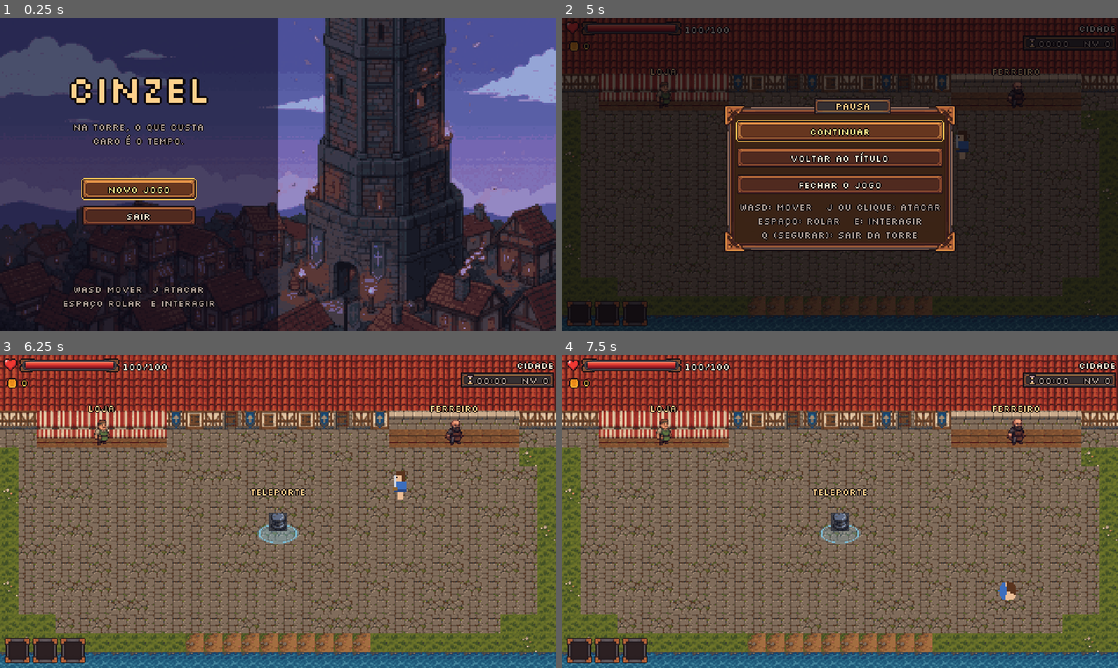
Above: before the commit, frames 1-4 (two rows, left to right).
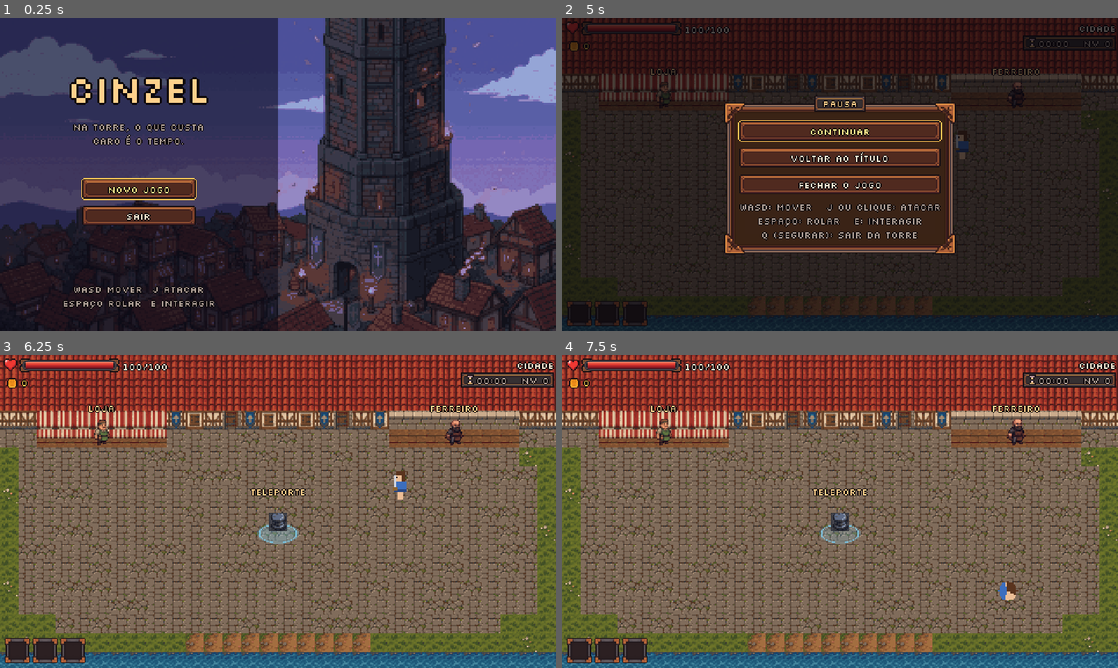
Above: after the commit, the same moments.

Repository: danicunhac/cinzel
Game: Godot game, scene res://ui/title.tscn
The game is run twice, just before and just after one commit, with the same random seed, the same clock (stepped at 60 frames per second) and the same inputs.
Inputs (mouse positions are in pixels of both pictures, inside the frame that each line leads up to):
- Up to frame 1 (0.25 s): no input
- Up to frame 2 (5 s): click "Novo jogo" at 0.5 s; tap Enter at 1.25 s; move the mouse to (962, 158) at 1.27 s; hold D (move_right) 1.28-2.03 s; tap E (interact) at 1.35, 2.3, 2.85, 3.8, 4.35 s; move the mouse to (728, 190) at 2.02 s; hold S (move_down) 2.03-2.78 s; tap J (attack) at 2.1 s; move the mouse to (895, 105) at 2.77 s; hold D (move_right) 2.78-3.53 s; move the mouse to (812, 237) at 3.52 s; hold W (move_up) 3.53-4.28 s; tap Space (roll) at 3.6 s; move the mouse to (1006, 221) at 4.27 s; hold A (move_left) from 4.28 s (still down); tap Escape (pause) at 4.9 s
- Up to frame 3 (6.25 s): move the mouse to (111, 464) at 5.02 s; tap J (attack) at 5.1 s; tap E (interact) at 5.3 s; release A (move_left) at 5.75 s; click "Continuar" at 5.75 s
- Up to frame 4 (7.5 s): move the mouse to (867, 511) at 6.52 s; hold S (move_down) 6.53-7.28 s; tap E (interact) at 6.6 s; move the mouse to (756, 433) at 7.27 s; hold D (move_right) from 7.28 s (still down); tap Space (roll) at 7.35 s

The runs differ from the first frame. In frame 1, 0.3% of the frame differs, in the area x 15-35%, y 51-58%; in frame 2, 3.0%, in the area x 5-71%, y 1-76%; in frame 3, less than 0.1%; in frame 4, less than 0.1%.

Commit message:
fix: 9-slice sem esticar pixels e painel de troca no kit

Diff:
--- a/game/tests/unit/test_hud.gd
+++ b/game/tests/unit/test_hud.gd
@@ -70,7 +70,7 @@
 	_tree().root.add_child(hud)
 	await _tree().process_frame
 	hud._on_exit_progress(0.5)
-	var inner := Hud.EXIT_SIZE.x - Hud.HP_MARGIN.x - Hud.HP_MARGIN.z
+	var inner := Hud.EXIT_SIZE.x - Hud.HP_GROOVE.x - Hud.HP_GROOVE.z
 	T.eq(hud.exit_box.visible, true)
 	T.eq(hud.exit_fill.size.x, roundf(inner * 0.5), "half full")
 	T.ok(hud.exit_tip.visible, "light pulse rides the fill end")
--- a/game/ui/hud.gd
+++ b/game/ui/hud.gd
@@ -44,6 +44,7 @@
 const COUNT_SPEED := 8.0
 const COIN_SPIN_FRAME := 0.05
 const COIN_BOUNCE := 4
+const COIN_HOME := Vector2(4, 18)
 
 ## Life lost lingers as a pale trail, then drains.
 const TRAIL_HOLD := 0.35
@@ -52,8 +53,11 @@
 const RING_TIME := 0.5
 
 ## Bar geometry, from the 9-slice art (hp_frame.png 48x12, boss_frame.png
-## 64x16): margins and the groove the fill runs in.
-const HP_MARGIN := Vector4i(5, 3, 5, 3)
+## 64x16). The margins cover the caps, so only uniform middle columns
+## stretch; bars are drawn at the art's own height. The fill runs in the
+## groove, which starts inside the caps.
+const HP_MARGIN := Vector4i(9, 3, 9, 3)
+const HP_GROOVE := Vector4i(5, 3, 5, 3)
 const HP_SIZE := Vector2(86, 12)
 const BOSS_MARGIN := Vector4i(14, 5, 14, 3)
 const BOSS_SIZE := Vector2(244, 16)
@@ -221,7 +225,7 @@
 		_trail_hold -= delta
 	else:
 		_trail_ratio = move_toward(_trail_ratio, _hp_ratio, TRAIL_SPEED * delta)
-	var inner := HP_SIZE.x - HP_MARGIN.x - HP_MARGIN.z
+	var inner := HP_SIZE.x - HP_GROOVE.x - HP_GROOVE.z
 	hp_fill.size.x = roundf(inner * _hp_ratio)
 	hp_trail.size.x = roundf(inner * _trail_ratio)
 	hp_label.text = "%d/%d" % [hp, max_hp]
@@ -255,7 +259,7 @@
 ## Gold went up: one spin and a bounce.
 func _coin_gain() -> void:
 	_coin_spin = 0.0
-	var home := Vector2(4, 18)
+	var home := COIN_HOME
 	if _coin_tween != null and _coin_tween.is_valid():
 		_coin_tween.kill()
 	var t := create_tween()
@@ -322,7 +326,7 @@
 		UiKit.slide_in(exit_box, Vector2(0, 10))
 	exit_box.visible = show
 	_exit_ratio = clampf(p, 0.0, 1.0)
-	exit_fill.size.x = roundf((EXIT_SIZE.x - HP_MARGIN.x - HP_MARGIN.z) * _exit_ratio)
+	exit_fill.size.x = roundf((EXIT_SIZE.x - HP_GROOVE.x - HP_GROOVE.z) * _exit_ratio)
 	_place_tip(exit_tip, exit_fill)
 
 
@@ -387,8 +391,8 @@
 	_top_left = _group(root, Vector2(2, 2))
 	heart = _sheet_icon(_top_left, HEART_TEX, HEART_FRAME, Vector2(1, 1))
 	var hp_frame := _nine(_top_left, HP_FRAME_TEX, HP_MARGIN, Vector2(15, 1), HP_SIZE)
-	var groove := Vector2(HP_MARGIN.x, HP_MARGIN.y)
-	var groove_h := HP_SIZE.y - HP_MARGIN.y - HP_MARGIN.w
+	var groove := Vector2(HP_GROOVE.x, HP_GROOVE.y)
+	var groove_h := HP_SIZE.y - HP_GROOVE.y - HP_GROOVE.w
 	hp_trail = ColorRect.new()
 	hp_trail.color = TRAIL_COLOR
 	hp_trail.position = groove
@@ -397,7 +401,7 @@
 	hp_frame.add_child(hp_trail)
 	hp_fill = _fill(hp_frame, FILL_HP_TEX, Rect2(groove, Vector2(0, groove_h)))
 	hp_label = _label(_top_left, Vector2(104, 2), Vector2(48, 10))
-	coin = _sheet_icon(_top_left, COIN_TEX, COIN_FRAME, Vector2(4, 18))
+	coin = _sheet_icon(_top_left, COIN_TEX, COIN_FRAME, COIN_HOME)
 	gold_label = _label(_top_left, Vector2(16, 16), Vector2(80, 10))
 	gold_label.add_theme_color_override("font_color", UiKit.COLOR_GOLD)
 
--- a/game/ui/swap_item_panel.gd
+++ b/game/ui/swap_item_panel.gd
@@ -1,7 +1,8 @@
 class_name SwapItemPanel
 extends CanvasLayer
 ## Shown when add_item fails. Pauses the tree; the player picks a slot to
-## replace ("trocar") or keeps the inventory as is ("deixar").
+## replace ("Trocar") or keeps the inventory as is ("Deixar"). Same frame,
+## title plaque and slide-in as the other panels.
 
 signal closed(swapped_out: StringName)
 
@@ -11,63 +12,70 @@
 var _swap_button: Button
 
 
+## Debug for screenshots: `--swap=<item id>` opens the panel on start, with
+## the slots filled if the run has none.
+func _ready() -> void:
+	for a in OS.get_cmdline_user_args():
+		if a.begins_with("--swap=") and _new_item == &"":
+			while Game.run.can_take_item():
+				Game.run.add_item([&"fang", &"glass_shield", &"light_boots"][Game.run.items.size()])
+			open.call_deferred(StringName(a.substr(7)))
+
+
 func open(new_item: StringName) -> void:
 	_new_item = new_item
 	get_tree().paused = true
+	UiKit.ensure_wasd_ui()
 	_build()
 
 
 func _build() -> void:
+	var root := Control.new()
+	root.set_anchors_preset(Control.PRESET_FULL_RECT)
+	add_child(root)
 	var dim := ColorRect.new()
-	dim.color = Color(0, 0, 0, 0.7)
+	dim.color = Color(0.03, 0.02, 0.04, 0.7)
 	dim.set_anchors_preset(Control.PRESET_FULL_RECT)
-	add_child(dim)
+	root.add_child(dim)
 
-	var box := VBoxContainer.new()
-	box.set_anchors_preset(Control.PRESET_CENTER)
-	box.grow_horizontal = Control.GROW_DIRECTION_BOTH
-	box.grow_vertical = Control.GROW_DIRECTION_BOTH
-	box.add_theme_constant_override("separation", 4)
-	add_child(box)
-
-	var title := Label.new()
-	title.text = "Inventário cheio"
-	title.horizontal_alignment = HORIZONTAL_ALIGNMENT_CENTER
-	box.add_child(title)
+	var box := UiKit.centred_frame(root, Vector2(200, 0), "Inventário cheio")
+	box.add_child(UiKit.label("Escolha o item que sai.", UiKit.COLOR_MUTED, HORIZONTAL_ALIGNMENT_CENTER))
 
 	var items: Array[StringName] = Game.run.items
 	for i in RunState.SLOTS:
-		var b := Button.new()
+		var has := i < items.size()
+		var b := UiKit.button(_item_name(items[i]) if has else "(vazio)", UiKit.item_icon(items[i]) if has else null)
 		b.toggle_mode = true
-		b.text = _item_name(items[i]) if i < items.size() else "(vazio)"
-		b.disabled = i >= items.size()
+		b.disabled = not has
 		b.pressed.connect(_select.bind(i))
 		box.add_child(b)
 		_slot_buttons.append(b)
 
-	var incoming := Label.new()
-	incoming.text = "Novo: %s" % _item_name(_new_item)
-	incoming.add_theme_color_override("font_color", Color(1.0, 0.9, 0.2))
-	incoming.horizontal_alignment = HORIZONTAL_ALIGNMENT_CENTER
+	var incoming := HBoxContainer.new()
+	incoming.alignment = BoxContainer.ALIGNMENT_CENTER
+	incoming.add_child(UiKit.label("Novo:", UiKit.COLOR_MUTED))
+	var icon := TextureRect.new()
+	icon.texture = UiKit.item_icon(_new_item)
+	incoming.add_child(icon)
+	incoming.add_child(UiKit.label(_item_name(_new_item), UiKit.COLOR_ITEM))
 	box.add_child(incoming)
 
 	var row := HBoxContainer.new()
 	row.alignment = BoxContainer.ALIGNMENT_CENTER
+	row.add_theme_constant_override("separation", 6)
 	box.add_child(row)
-	_swap_button = Button.new()
-	_swap_button.text = "trocar"
+	_swap_button = UiKit.button("Trocar")
 	_swap_button.disabled = true
 	_swap_button.pressed.connect(_swap)
 	row.add_child(_swap_button)
-	var leave := Button.new()
-	leave.text = "deixar"
+	var leave := UiKit.button("Deixar")
 	leave.pressed.connect(_leave)
 	row.add_child(leave)
-	leave.grab_focus()
+	leave.grab_focus.call_deferred()
 
 
 func _item_name(id: StringName) -> String:
-	return String(ItemDB.get_def(id)["name"])
+	return UiKit.item_name(id)
 
 
 func _select(slot: int) -> void:
--- a/game/ui/theme.tres
+++ b/game/ui/theme.tres
@@ -1,10 +1,11 @@
-[gd_resource type="Theme" load_steps=12 format=3]
+[gd_resource type="Theme" load_steps=13 format=3]
 
 [ext_resource type="FontFile" path="res://assets/fonts/Silkscreen-Regular.ttf" id="1"]
 [ext_resource type="Texture2D" path="res://assets/ui/hud/button.png" id="2"]
 [ext_resource type="Texture2D" path="res://assets/ui/hud/button_hot.png" id="3"]
 [ext_resource type="Texture2D" path="res://assets/ui/hud/button_down.png" id="4"]
 [ext_resource type="Texture2D" path="res://assets/ui/hud/button_off.png" id="5"]
+[ext_resource type="Texture2D" path="res://assets/ui/hud/button_focus.png" id="6"]
 
 [sub_resource type="StyleBoxTexture" id="btn_normal"]
 content_margin_left = 7.0
@@ -51,7 +52,7 @@
 texture_margin_bottom = 6.0
 
 [sub_resource type="StyleBoxTexture" id="btn_focus"]
-texture = ExtResource("3")
+texture = ExtResource("6")
 texture_margin_left = 6.0
 texture_margin_top = 6.0
 texture_margin_right = 6.0
--- a/game/ui/ui_kit.gd
+++ b/game/ui/ui_kit.gd
@@ -9,7 +9,7 @@
 const PANEL_MARGIN := 18
 const PLAQUE_MARGIN := 4
 ## Inner padding of a centred frame (its iron edge is 8 px; corners 17 px).
-const FRAME_PAD := 10
+const FRAME_PAD := 12
 ## Entrance: every HUD element and panel slides in, this long, this far.
 const SLIDE_TIME := 0.28
 const SLIDE_PANEL := Vector2(0, 18)
@@ -95,13 +95,7 @@
 	f.add_child(margin)
 	if title != "":
 		var p := titled_plaque(title, title_color)
-		var half := floorf(p.size.x / 2.0)
-		p.anchor_left = 0.5
-		p.anchor_right = 0.5
-		p.offset_left = -half
-		p.offset_right = p.size.x - half
-		p.offset_top = -6
-		p.offset_bottom = 8
+		p.position = Vector2(floorf((f.size.x - p.size.x) / 2.0), -6)
 		p.name = "Title"
 		f.add_child(p)
 	var box := VBoxContainer.new()
@@ -120,6 +114,9 @@
 	if need == f.size:
 		return
 	f.size = need
+	var title := f.get_node_or_null(^"Title") as Control
+	if title != null:
+		title.position.x = floorf((need.x - title.size.x) / 2.0)
 	var home := ((SCREEN - need) / 2.0).floor()
 	var sliding := false
 	if f.has_meta(&"slide_tween"):
Binary file changed: game/assets/ui/hud/button.png
Binary file changed: game/assets/ui/hud/button_down.png
Binary file added: game/assets/ui/hud/button_focus.png
Not shown, added: game/assets/ui/hud/button_focus.png.import
Binary file changed: game/assets/ui/hud/button_hot.png
Binary file changed: game/assets/ui/hud/button_off.png
Binary file changed: game/assets/ui/hud/panel.png
Binary file changed: game/assets/ui/hud/plaque.png
Not shown, changed: docs/assets.md
